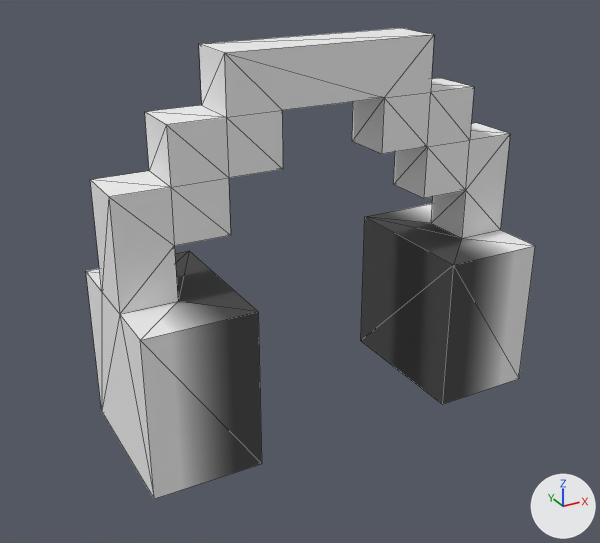
Before and after pictures for a commit that changed the COLLADA model Unity/Assets/MyPrefabs/MMMMAsserts/core/Collade/headphones.dae.
One viewpoint serves both versions: a 50 mm lens placed at (-0.677, -1.249, 0.855), pointed at (0.006, -0.008, 0.235). Arrows for +X, +Y and +Z are at lower right; the lights stay in place. Mesh edges are drawn as thin lines. Where no turn or scale is listed for an object, it has been applied to the vertices.

The first picture shows 'headphones'.
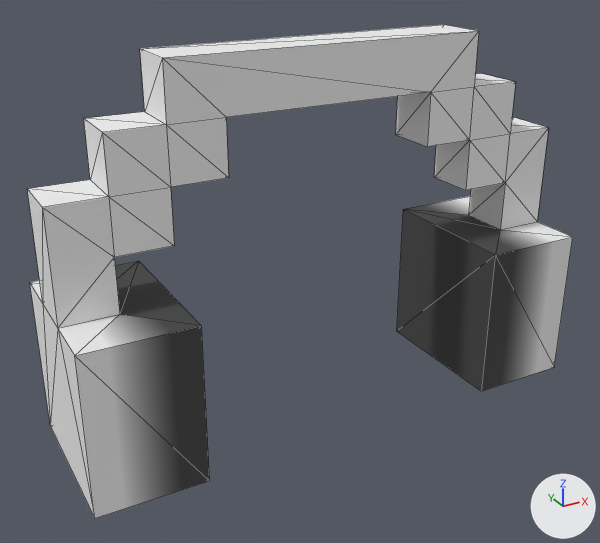
What changed in the scene script:
```text
Change me_plane_tex:
    where me_plane_tex.from_pydata(...)  # 64 vertices, 124 faces; spans x -0.35..0.45, y -0.15..0.15, z -0.05..0.65
    used by ob_headphones; location = (0.0, 0.0, 0.0)
    me_plane_tex part 1: all 32 vertices in x -0.35..-0.05, y -0.15..0.15, z -0.05..0.65 are moved by (-0.1, 0.0, 0.0)
    me_plane_tex part 2: all 32 vertices in x 0.15..0.45, y -0.15..0.15, z -0.05..0.65 are moved by (0.1, 0.0, 0.0)
```

Boxes [x1, y1, x2, y2] around the edits, measured in the pictures (600 x 543 px; the box of a moved part takes in the faces that stretch with it):
'headphones', reshaped (22% wider): before [86, 28, 535, 499]; after [27, 25, 573, 518]
part 1 of me_plane_tex, moved or reshaped: before [86, 44, 283, 499]; after [27, 49, 229, 518]
part 2 of me_plane_tex, moved or reshaped: before [201, 28, 535, 404]; after [140, 25, 573, 391]
